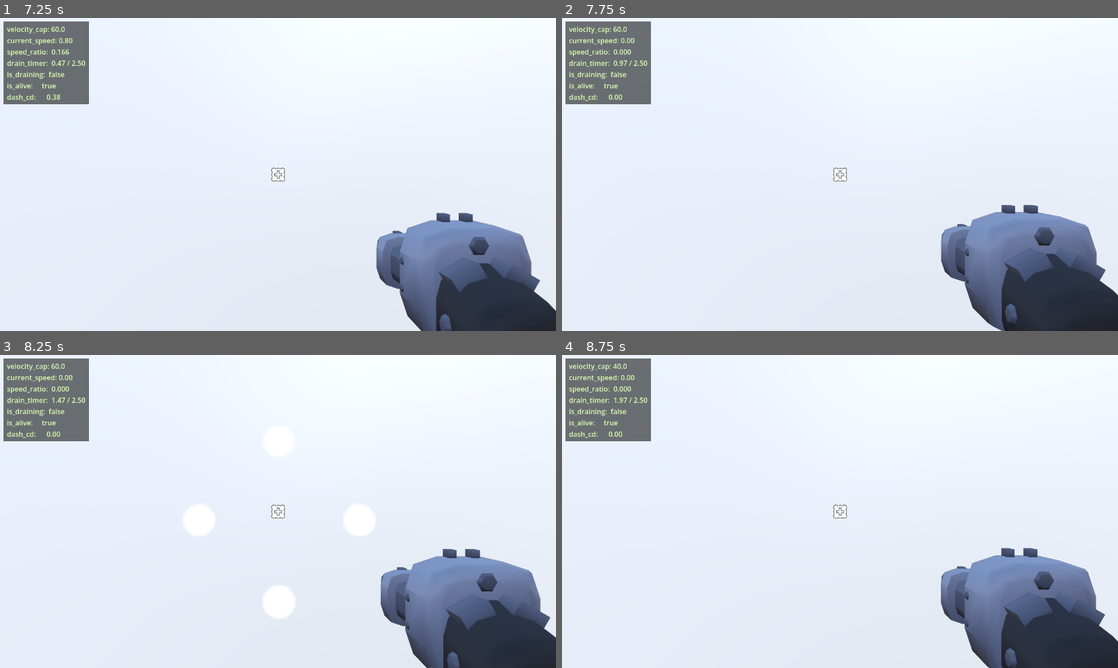
Above: before the commit, frames 1-4 (two rows, left to right).
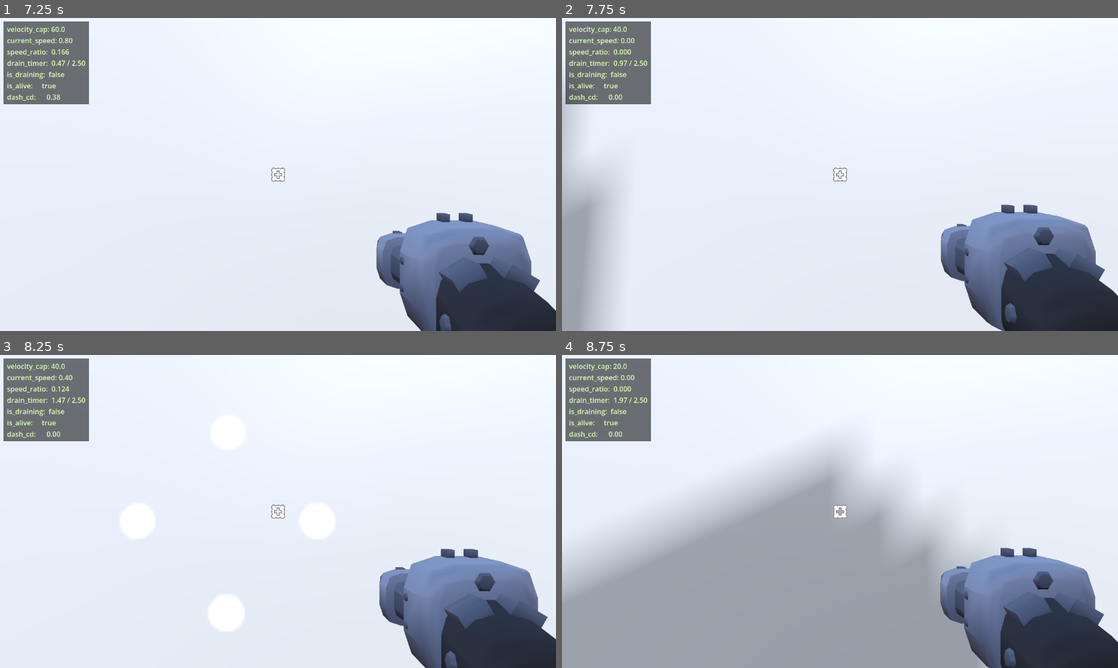
Above: after the commit, the same moments.

Repository: zulesss/vgate
Game: Godot game, scene res://scenes/main.tscn
Same seed, same stepped clock (60 frames per second), same inputs: the game is played once before the commit and once after it.
Inputs (mouse positions are in pixels of both pictures, inside the frame that each line leads up to):
- Up to frame 1 (7.25 s): move the mouse to (305, 174) at 0.52 s; hold W (move_forward) 0.53-5.78 s; tap Shift (dash) at 0.6, 2.85, 5.1 s; tap Space (jump) at 0.77, 1.52, 3.02, 3.77, 4.52, 6.02, 6.77 s; move the mouse to (250, 174) at 1.27 s; click (250, 174) at 1.35 s; move the mouse to (289, 168) at 2.02 s; tap E (weapon_toggle) at 2.1, 4.35, 6.6 s; move the mouse to (272, 180) at 2.77 s; move the mouse to (316, 177) at 3.52 s; click (316, 177) at 3.6 s; move the mouse to (233, 171) at 4.27 s; move the mouse to (283, 174) at 5.02 s; move the mouse to (255, 168) at 5.77 s; hold D (move_right) 5.78-6.53 s; click (255, 168) at 5.85 s; move the mouse to (305, 174) at 6.52 s; hold W (move_forward) from 6.53 s (still down)
- Up to frame 2 (7.75 s): keep holding W (move_forward); move the mouse to (812, 174) at 7.27 s; tap Shift (dash) at 7.35 s; tap Space (jump) at 7.52 s
- Up to frame 3 (8.25 s): keep holding W (move_forward); move the mouse to (289, 505) at 8.02 s; click (289, 505) at 8.1 s
- Up to frame 4 (8.75 s): keep holding W (move_forward)

Frame 1 is identical in both runs. In frame 2, 5.1% of the frame differs, in the area x 0-100%, y 2-100%; in frame 3, 1.6%; in frame 4, 38%.

Commit message:
M3a tune: melee lunge in final 200ms of windup
Player walks 1.6 u/s at cap=20, melee 5.5 u/s freezes during 450ms
windup → player escapes attack_range every cycle. M3_identity.md
specifies "animation lunge — small forward burst as visual tell in
final 200-300ms". User chose snap-lunge: first 250ms frozen scale
bump, final 200ms 7.5 u/s direct to player. Walk-only escape no
longer works; dash still does (20 u/s burst > lunge offset).

Diff:
--- a/objects/enemy_base.gd
+++ b/objects/enemy_base.gd
@@ -24,6 +24,13 @@
 @export var detection_radius: float = 35.0
 @export var attack_penalty: int = 20  # default = MELEE_PENALTY
 
+# Lunge на windup'е: финальные lunge_window секунд windup'а melee делает рывок
+# к текущей позиции игрока на lunge_speed u/s (см. M3_identity §2). Default 0 =
+# lunge выключен (shooter — frozen на windup'е, ему рваться вперёд незачем).
+# Подкласс melee включает в _ready'е (lunge_speed=7.5, lunge_window=0.20).
+@export var lunge_speed: float = 0.0
+@export var lunge_window: float = 0.0
+
 @onready var nav_agent: NavigationAgent3D = $NavigationAgent3D
 @onready var mesh_instance: MeshInstance3D = $MeshInstance3D
 @onready var contact_area: Area3D = $ContactArea if has_node("ContactArea") else null
@@ -119,9 +126,29 @@
 
 
 func _apply_movement(_delta: float) -> void:
-	# Idle / windup → стоп. Chase → к player через NavAgent. Attack — windup тоже стоп.
-	if state == State.IDLE or _is_winding_up:
-		velocity = Vector3.ZERO
+	# Idle → стоп. Chase → к player через NavAgent. Windup: melee делает snap-lunge
+	# в финальные lunge_window секунд (direct direction к player.global_position,
+	# не через NavAgent — на 200мс пересчитывать path дорого, а в attack_range
+	# игрок почти всегда в LOS). Shooter имеет lunge_speed=0 → frozen как раньше.
+	if state == State.IDLE:
+		velocity = Vector3.ZERO
+		move_and_slide()
+		return
+	if _is_winding_up:
+		if (
+			lunge_speed > 0.0
+			and _attack_windup_remaining < lunge_window
+			and _player != null
+		):
+			var lunge_dir: Vector3 = _player.global_position - global_position
+			lunge_dir.y = 0.0
+			if lunge_dir.length() > 0.001:
+				lunge_dir = lunge_dir.normalized()
+				velocity = lunge_dir * lunge_speed
+			else:
+				velocity = Vector3.ZERO
+		else:
+			velocity = Vector3.ZERO
 		move_and_slide()
 		return
 	if state != State.CHASE:
--- a/objects/melee.gd
+++ b/objects/melee.gd
@@ -24,6 +24,14 @@
 	attack_cooldown = 2.5
 	attack_penalty = VelocityGate.MELEE_PENALTY
 	detection_radius = 35.0
+	# Lunge: snap-rush в финальные 200мс windup'а (см. M3_identity §2 attack
+	# telegraph — "small forward burst as visual tell"). Без него walk-back
+	# (player_speed 1.6 u/s при cap=20) escape'ит attack_range за 450мс freeze
+	# каждый цикл — петля без попаданий. С lunge'ем relative speed melee→player
+	# в финальные 200мс = 7.5-1.6 = 5.9 u/s → закрывает 1.18u → HIT гарантирован
+	# на walk. Dash (20 u/s × 0.2с = 4u burst) всё ещё escape'ит.
+	lunge_speed = 7.5
+	lunge_window = 0.20
 	super._ready()
 
 	if mesh_instance != null:
